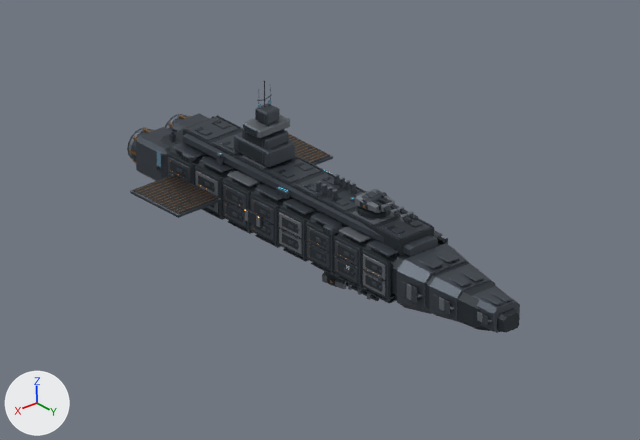
Before and after pictures for a commit that changed the Blender file art/blender/escort.blend.
Before and after are seen from the file's camera 'Hero camera'. Arrows for +X, +Y and +Z are at lower left; the lights stay in place. The older version comes first.

The first picture shows 'Command citadel tier 0', 'Continuous gun deck backing', 'Engine 1 armored pod', 'Escort armored hull', 'Escort raised deck', 'Graphite heat exchanger.001', 'Segmented prow armor', 'Segmented prow armor.001', 'Segmented prow armor.002' and 138 more.
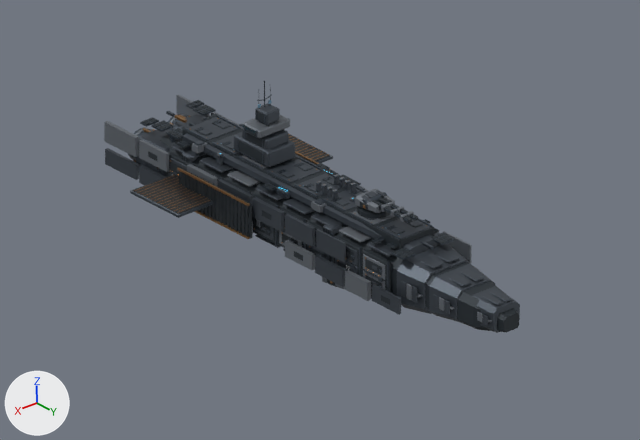
The edits, one by one:
Mesh me_detail___thermal___graphite_fins is new.
It has 304 vertices, 228 faces and spans x -33.8..33.8, y -78.9..-16.5, z -10.4..10.4.
It uses material mat_thermal___graphite_fins (dark grey #3d4248).
Mesh me_detail___armor___graphite_titanium is new.
It has 152 vertices, 114 faces and spans x -30.0..30.0, y -151.0..116.0, z -15.0..14.0.
It uses material mat_armor___graphite_titanium (greyish blue #4d555d).
Mesh me_detail___thermal___copper_manifold is new.
It consists of a box spanning x -0.9..0.9, y -81.8..-74.8, z 19.0..20.4; a box spanning x -0.9..0.9, y -94.6..-84.9, z 19.0..20.4; a box spanning x -0.9..0.9, y -120.9..-111.8, z 19.0..20.4; a box spanning x -34.0..-32.9, y -80.0..-15.4, z -11.7..-10.4; a box spanning x -34.0..-32.9, y -80.0..-15.4, z 10.4..11.7; a box spanning x 32.9..34.0, y -80.0..-15.4, z -11.7..-10.4; a box spanning x 32.9..34.0, y -80.0..-15.4, z 10.4..11.7.
It uses material mat_thermal___copper_manifold (brown #997348).
Mesh me_detail___armor___raised_ceramic is new.
It has 152 vertices, 114 faces and spans x -30.0..30.0, y -151.0..116.0, z -15.0..24.0.
It uses material mat_armor___raised_ceramic (grey #6f767d).
Mesh me_detail___recess___carbon is new.
It has 664 vertices, 498 faces and spans x -33.0..33.0, y -142.0..112.0, z -11.0..20.0.
It uses material mat_recess___carbon (dark grey #2c343a).
Mesh me_detail___edge___brushed_alloy is new.
It has 472 vertices, 354 faces and spans x -24.0..23.0, y -128.0..113.0, z 19.0..25.0.
It uses material mat_edge___brushed_alloy (greyish blue #4d5761).
Object 'DETAIL | Thermal - graphite fins' (ob_detail___thermal___graphite_fins) is new; it shows me_detail___thermal___graphite_fins.
Its location is (0.0, 0.0, 0.0).
Object 'DETAIL | Armor - graphite titanium' (ob_detail___armor___graphite_titanium) is new; it shows me_detail___armor___graphite_titanium.
Its location is (0.0, 0.0, 0.0).
Object 'DETAIL | Thermal - copper manifold' (ob_detail___thermal___copper_manifold) is new; it shows me_detail___thermal___copper_manifold.
Its location is (0.0, 0.0, 0.0).
Object 'DETAIL | Armor - raised ceramic' (ob_detail___armor___raised_ceramic) is new; it shows me_detail___armor___raised_ceramic.
Its location is (0.0, 0.0, 0.0).
Object 'DETAIL | Recess - carbon' (ob_detail___recess___carbon) is new; it shows me_detail___recess___carbon.
Its location is (0.0, 0.0, 0.0).
Object 'DETAIL | Edge - brushed alloy' (ob_detail___edge___brushed_alloy) is new; it shows me_detail___edge___brushed_alloy.
Its location is (0.0, 0.0, 0.0).

Where the change shows, as pixel boxes [x1, y1, x2, y2] in the pictures (640 x 440 px):
'DETAIL | Armor - graphite titanium', added
    after: [105, 148, 401, 315]
'DETAIL | Armor - raised ceramic', added
    after: [104, 94, 471, 301]
'DETAIL | Recess - carbon', added
    after: [142, 100, 452, 305]
'DETAIL | Thermal - graphite fins', added
    after: [179, 171, 248, 237]
'DETAIL | Edge - brushed alloy', added
    after: [140, 100, 454, 260]
'DETAIL | Thermal - copper manifold', added
    after: [175, 115, 330, 239]
'Engine 1 armored pod', unchanged, covered by the edit
    before: [136, 127, 173, 181]
    after: [136, 129, 171, 177]
